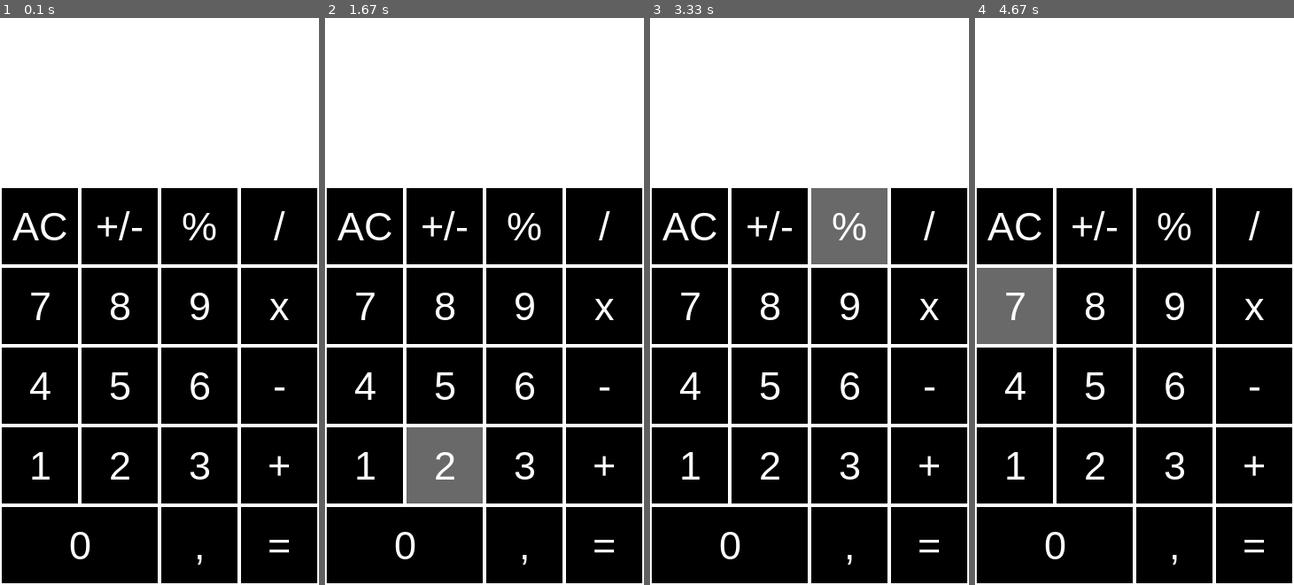
Above: before the commit, frames 1-4 (left to right).
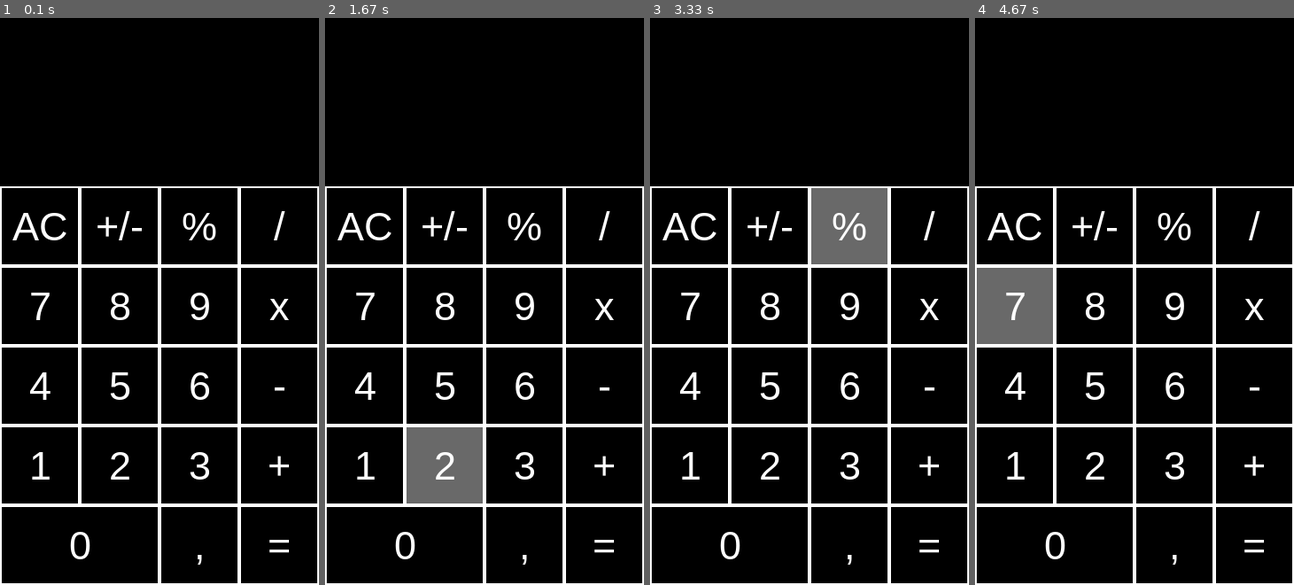
Above: after the commit, the same moments.

Repository: Vlad23432/pygame-calculator
Game: pygame game, started from main.py
The game is run twice, just before and just after one commit, with the same random seed, the same clock (stepped at 60 frames per second) and the same inputs.
Inputs (mouse positions are in pixels of both pictures, inside the frame that each line leads up to):
- Up to frame 1 (0.1 s): no input
- Up to frame 2 (1.67 s): press the mouse at (363, 465) at 0.37 s; move the mouse to (427, 465) at 0.47 s; release the mouse at (494, 471) at 0.6 s; press the mouse at (605, 545) at 0.7 s; move the mouse to (487, 505) at 0.8 s; release the mouse at (369, 465) at 0.93 s; press the mouse at (522, 307) at 1.03 s; move the mouse to (564, 375) at 1.13 s; release the mouse at (605, 448) at 1.27 s; press the mouse at (404, 545) at 1.37 s; move the mouse to (407, 511) at 1.47 s; release the mouse at (414, 477) at 1.6 s
- Up to frame 3 (3.33 s): press the mouse at (688, 465) at 1.7 s; move the mouse to (716, 295) at 1.8 s; release the mouse at (748, 131) at 1.93 s; press the mouse at (847, 307) at 2.03 s; move the mouse to (768, 380) at 2.13 s; release the mouse at (688, 460) at 2.27 s; press the mouse at (930, 307) at 2.37 s; move the mouse to (809, 329) at 2.47 s; release the mouse at (688, 346) at 2.6 s; press the mouse at (930, 227) at 2.7 s; move the mouse to (911, 193) at 2.8 s; release the mouse at (898, 165) at 2.93 s; press the mouse at (847, 307) at 3.03 s; move the mouse to (831, 250) at 3.13 s; release the mouse at (812, 193) at 3.27 s
- Up to frame 4 (4.67 s): press the mouse at (1096, 465) at 3.37 s; move the mouse to (1112, 414) at 3.47 s; release the mouse at (1128, 369) at 3.6 s; press the mouse at (1096, 227) at 3.7 s; move the mouse to (1064, 188) at 3.8 s; release the mouse at (1035, 142) at 3.93 s; press the mouse at (1054, 545) at 4.03 s; move the mouse to (1041, 380) at 4.13 s; release the mouse at (1029, 222) at 4.27 s; press the mouse at (1255, 386) at 4.37 s; move the mouse to (1144, 335) at 4.47 s; release the mouse at (1032, 290) at 4.6 s

The runs differ from the first frame. In frame 1, 30% of the frame differs, in the area x 0-100%, y 0-30%; in frame 2, 30%; in frame 3, 30%; in frame 4, 30%.

Commit message:
НЯМА ТЕКСТА

Diff:
--- a/button.py
+++ b/button.py
@@ -24,15 +24,23 @@
         text_rect.center = (self.x + self.width / 2, self.y + self.height / 2)
         screen.blit(text_image, text_rect)
 
-    def draw(self, screen):
+    def draw(self, screen, isClicked):
         mousePos = pygame.mouse.get_pos()
         if self.x + self.width > mousePos[0] > self.x and self.y + self.height > mousePos[1] > self.y:
             color = self.colorHover
         else:
             color = self.color
+
         pygame.draw.rect(screen, '#FFFFFF', (self.x, self.y, self.width, self.height))
         pygame.draw.rect(screen, color, (self.x + 2, self.y + 2, self.width - 4, self.height - 4))
         self.draw_text(screen)
+        if isClicked:
+            self.click()
 
     def click(self):
-        return
+        mousePos = pygame.mouse.get_pos()
+        if self.x + self.width > mousePos[0] > self.x \
+            and self.y + self.height > mousePos[1] > self.y \
+            and pygame.mouse.get_pressed()[0]:
+            print(self.text)
+            return self.text
--- a/main.py
+++ b/main.py
@@ -26,12 +26,13 @@
     for event in pygame.event.get():
         if event.type == pygame.QUIT:
             run = False
-
-    screen.fill('#ffffff')
-
+        if event.type == pygame.MOUSEBUTTONUP:
+            isClicked = False
+        if event.type == pygame.MOUSEBUTTONDOWN:
+            isClicked = True
+    screen.fill('#000000')
     for btn in buttonsObjects:
-        btn.draw(screen)
-
+        btn.draw(screen, isClicked)
     pygame.display.flip()
 
 pygame.quit()
Empty file added: operands.py
